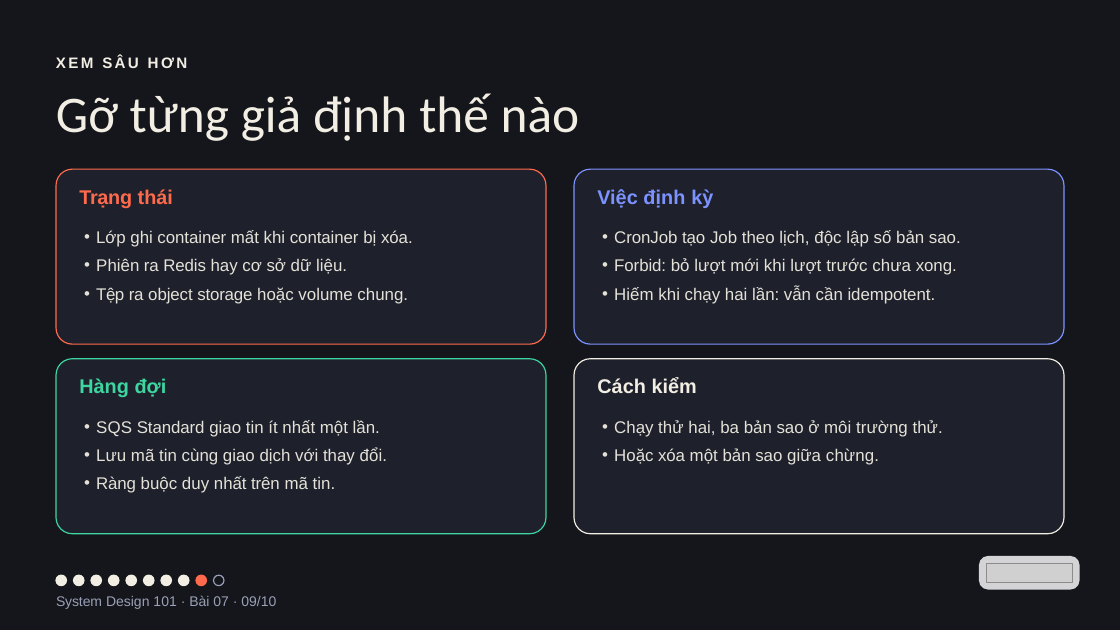
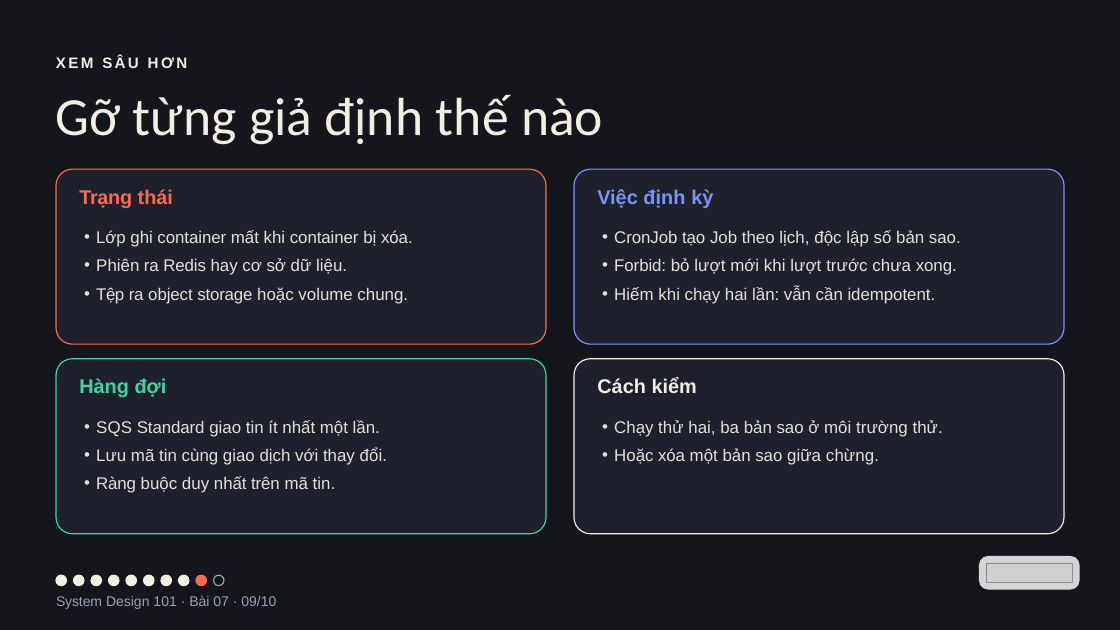
Before and after one commit to vohoailinh90/tool-marketing-studio, a slide deck: slide 9 of system-design-101/vi/lessons/sd-13-007/slides/sd-13-007.pptx. Drawn at 1120x630 pixels with LibreOffice and Linux fonts; fonts in the diff are those of the drawing; grey boxes stand for pictures. Boxes give left, top, right and bottom in pixels: in the first picture for what was removed or moved away, otherwise in the second. Text is boxed around its words. In the diff, an @@ line names an element or a change of style, - is before the commit and + after.

```diff
--- a/system-design-101/vi/lessons/sd-13-007/slides/sd-13-007.pptx
+++ b/system-design-101/vi/lessons/sd-13-007/slides/sd-13-007.pptx
@@ text "Gỡ từng giả định thế ..." at box(56, 94, 603, 145): size 66 to 69 pt @@
```
Also in this commit, not shown: 2 other slides changed, 4 other files.
